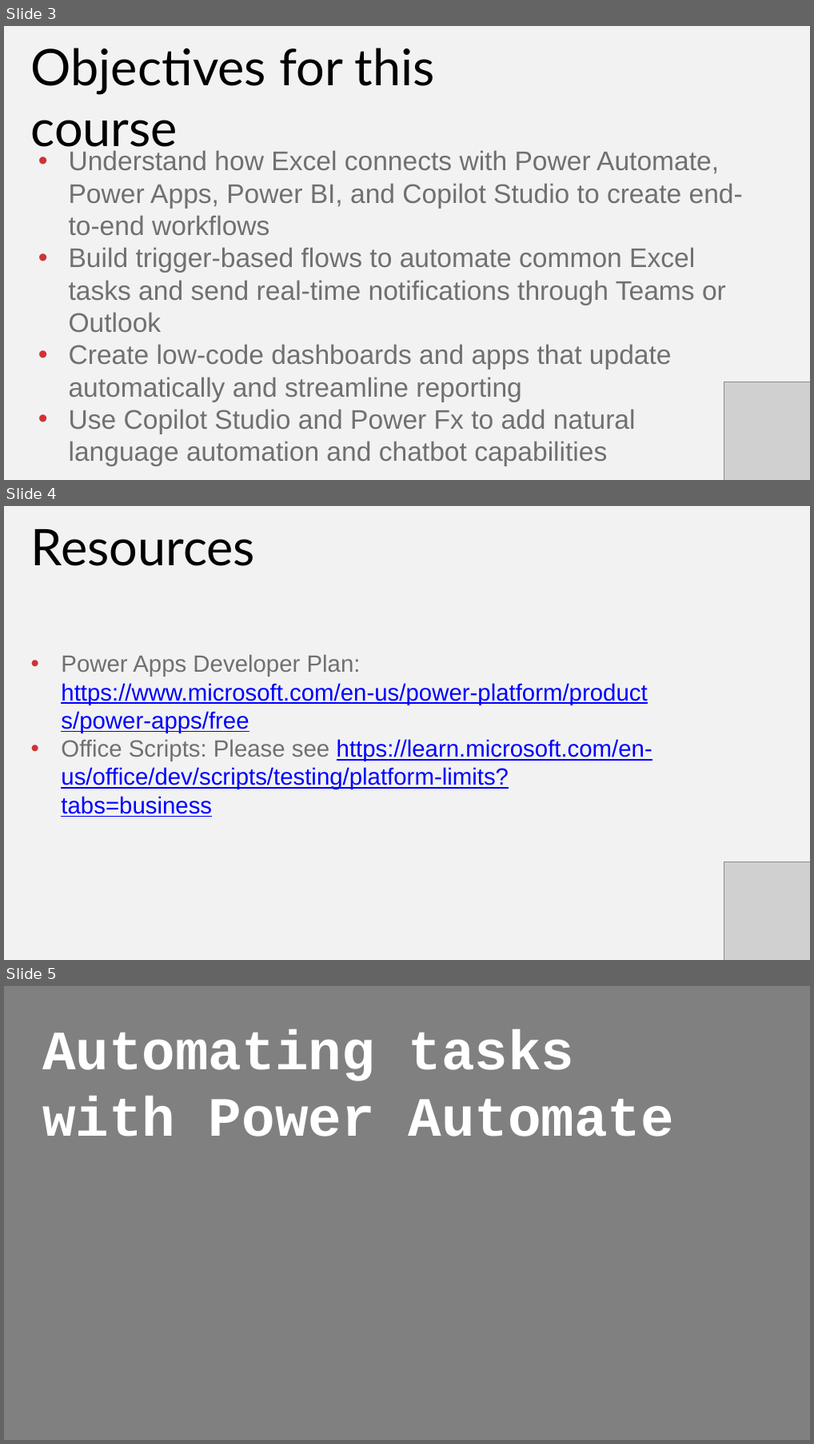
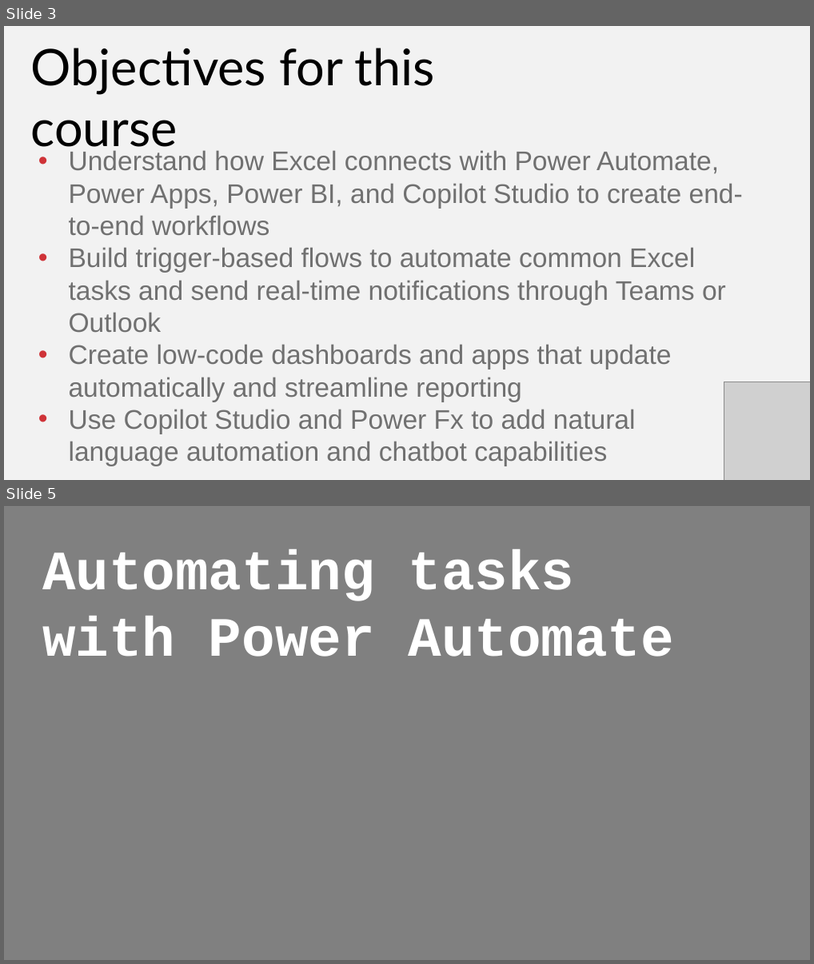
Before and after one commit to summerofgeorge/gxls-power-platform, a slide deck: gxls-power-platform-slides.pptx. Shown one above the other, each under a label of ours: slides 3, 4 and 5 before the commit, slides 3 and 5 after it; the slides between them are not shown. The pictures are 814x1444 and 814x964 pixels, drawn with LibreOffice and Linux fonts; fonts in the diff are those of the drawing; grey boxes stand for pictures. Boxes give left, top, right and bottom in pixels: in the first picture for what was removed or moved away, otherwise in the second. Text is boxed around its words. In the diff, an @@ line names an element or a change of style, - is before the commit and + after.

```diff
--- a/gxls-power-platform-slides.pptx
+++ b/gxls-power-platform-slides.pptx
@@ slide 4 removed at (4, 506, 810, 960), background #F2F2F2 @@
@@ text removed at (31, 529, 255, 566) @@
-Resources
@@ text removed at (61, 654, 653, 789) @@
-• Power Apps Developer Plan: https://www.microsoft.com/en-us/power-platform/products/power-apps/free
-• Office Scripts: Please see https://learn.microsoft.com/en-us/office/dev/scripts/testing/platform-limits?tabs=business
@@ picture removed at (725, 861, 810, 960) @@
```
Also in this commit, not shown: 13 slides added, 6 other files.
